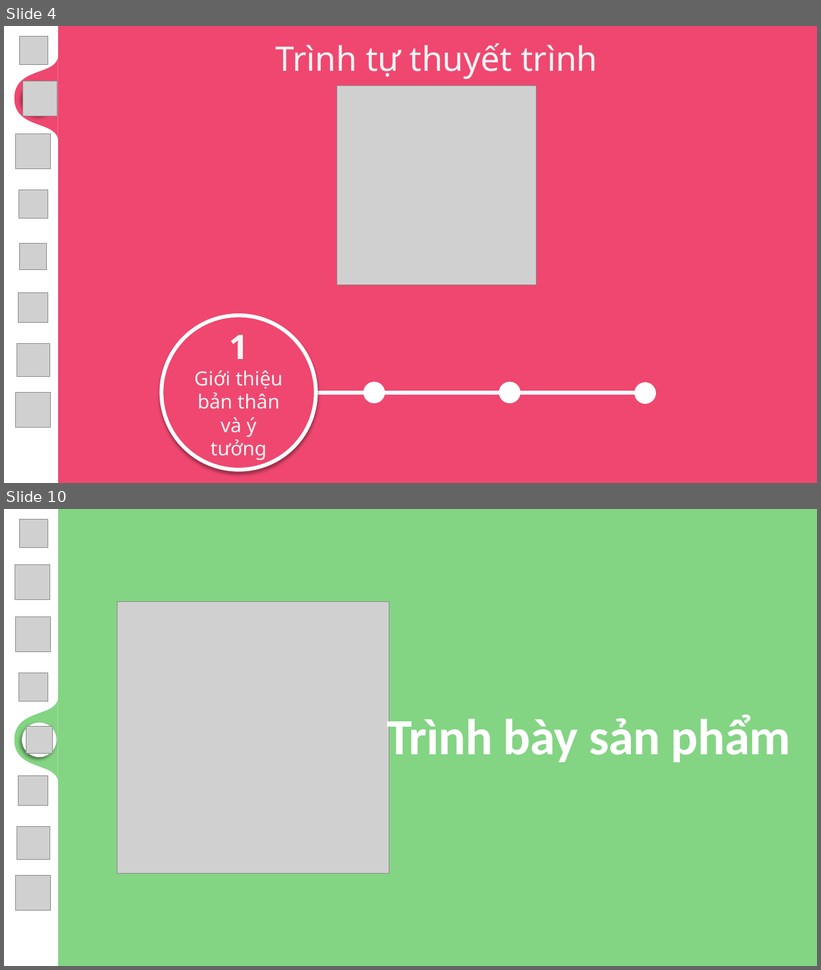
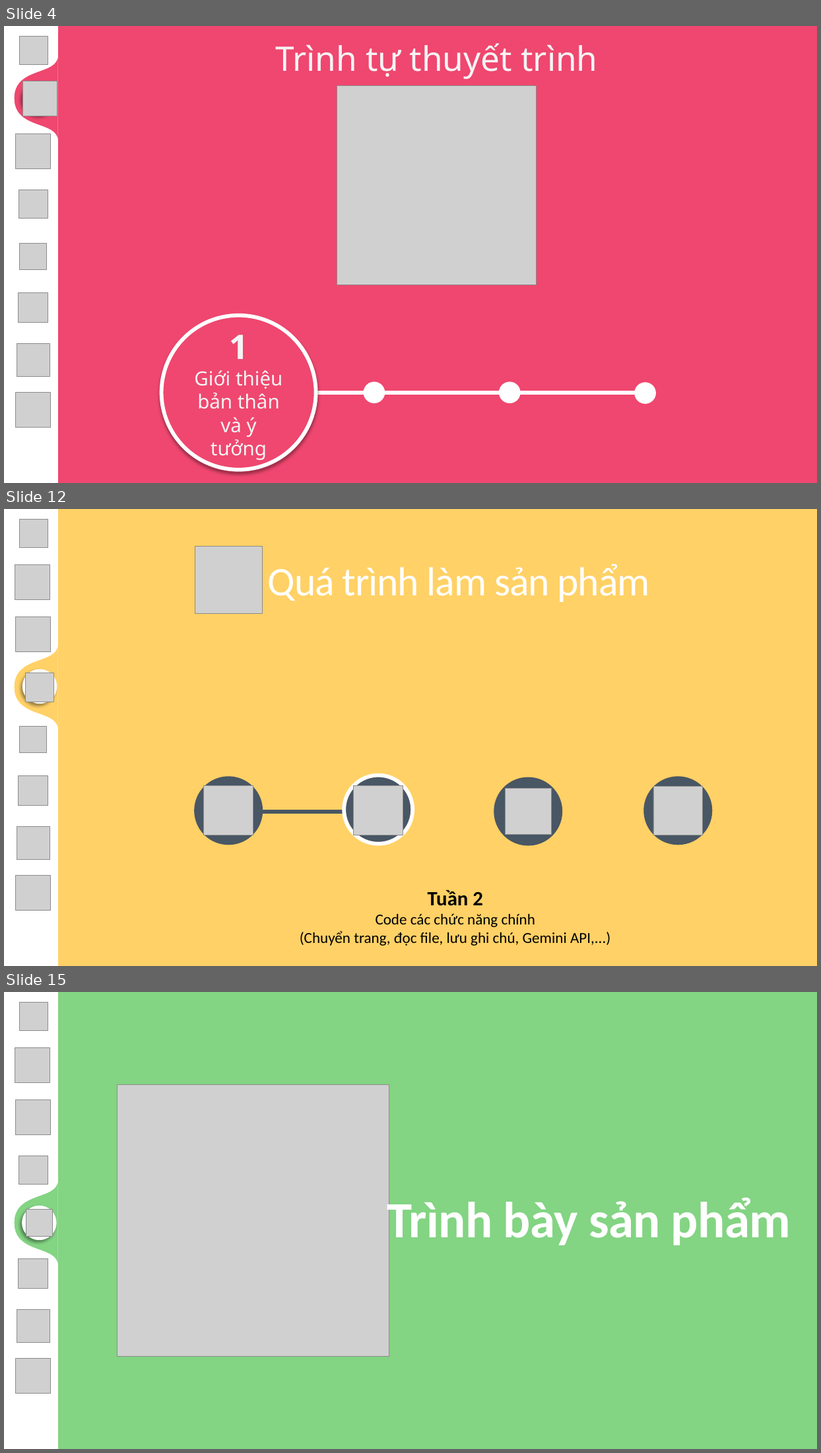
Before and after one commit to MaiNgocChau9/Python-App-A-, a slide deck: SPCK/SPCK.pptx. Shown one above the other, each under a label of ours: slides 4 and 10 before the commit, slides 4, 12 and 15 after it; the slides between them are not shown. The pictures are 821x970 and 821x1453 pixels, drawn with LibreOffice and Linux fonts; fonts in the diff are those of the drawing; grey boxes stand for pictures; background and template pictures are left out. Boxes give left, top, right and bottom in pixels: in the first picture for what was removed or moved away, otherwise in the second. Text is boxed around its words. In the diff, an @@ line names an element or a change of style, - is before the commit and + after.

```diff
--- a/SPCK/SPCK.pptx
+++ b/SPCK/SPCK.pptx
@@ slide 12 added at bbox=[4, 509, 817, 966], background #FFD166 @@
@@ freeform shape added at bbox=[4, 509, 58, 966], fill #FFFFFF @@
@@ freeform shape added at bbox=[4, 509, 58, 966], fill #FFFFFF @@
@@ picture added at bbox=[19, 520, 48, 547] @@
@@ picture added at bbox=[195, 546, 263, 614] @@
@@ picture added at bbox=[15, 565, 50, 600] @@
@@ text added at bbox=[268, 564, 650, 602], 48 pt, text #FFFFFF @@
+Quá trình làm sản phẩm
@@ picture added at bbox=[16, 617, 50, 652] @@
@@ ellipse added at bbox=[22, 669, 57, 704], fill #FFFFFF @@
@@ picture added at bbox=[25, 673, 54, 702] @@
@@ picture added at bbox=[20, 727, 47, 754] @@
@@ picture added at bbox=[18, 776, 48, 806] @@
@@ ellipse added at bbox=[194, 777, 263, 846], fill #495664 @@
@@ ellipse added at bbox=[345, 776, 413, 844], fill #495664, outline #FFFFFF 4.5 pt @@
@@ ellipse added at bbox=[494, 778, 563, 846], fill #495664 @@
@@ ellipse added at bbox=[644, 777, 713, 846], fill #495664 @@
@@ picture added at bbox=[204, 786, 253, 835] @@
@@ picture added at bbox=[354, 786, 403, 835] @@
@@ picture added at bbox=[506, 788, 552, 835] @@
@@ picture added at bbox=[653, 787, 703, 836] @@
@@ line added from (262, 812) to (343, 812), #495664 4.5 pt @@
@@ picture added at bbox=[17, 827, 50, 859] @@
@@ picture added at bbox=[16, 875, 50, 910] @@
@@ text added at bbox=[300, 890, 611, 946], 18 pt, text #000000 @@
+Tuần 2
+Code các chức năng chính
+(Chuyển trang, đọc file, lưu ghi chú, Gemini API,...)
@@ what was slide 10 is now slide 15 @@
```
Also in this commit, not shown: 5 slides changed, 4 other slides added, 1 other file.
